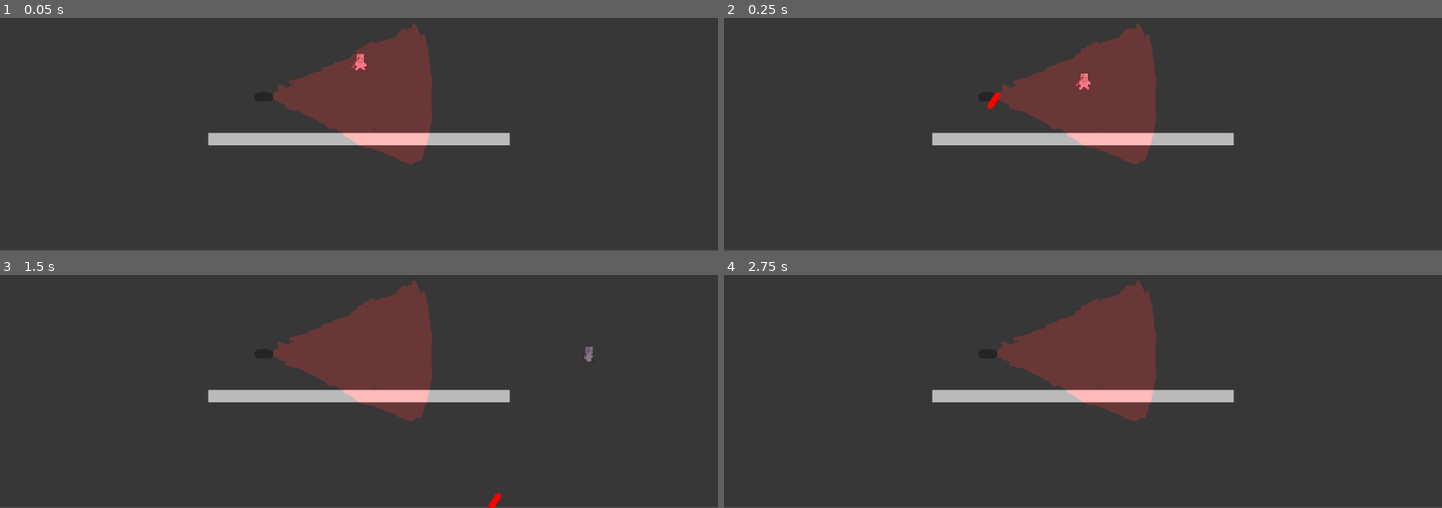
Above: before the commit, frames 1-4 (two rows, left to right).
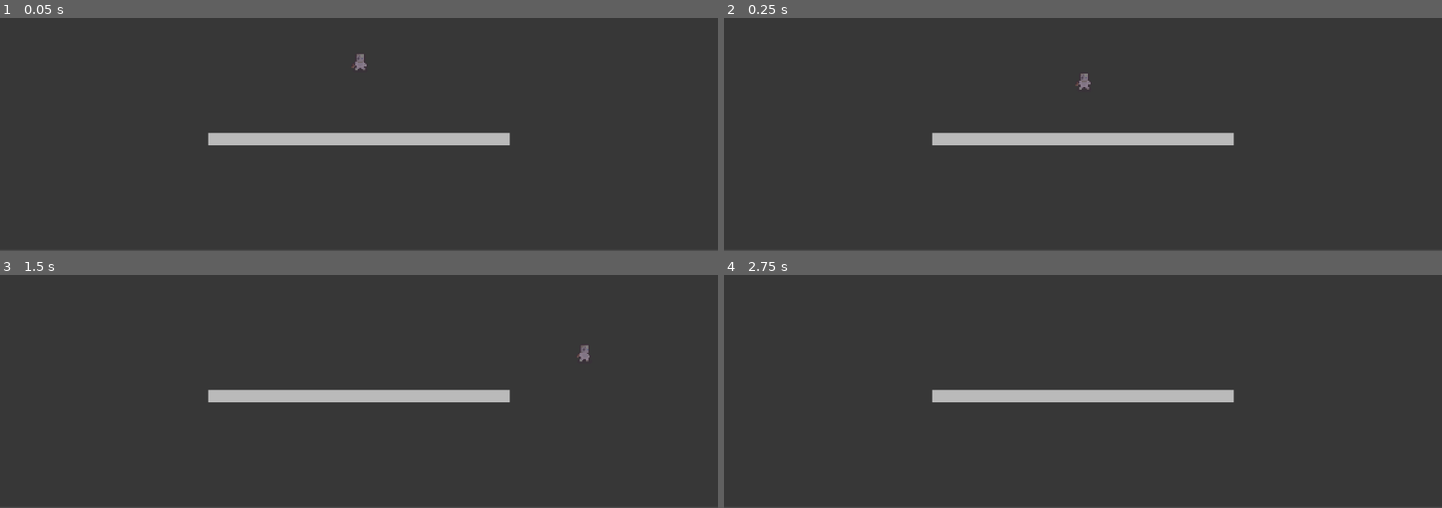
Above: after the commit, the same moments.

Repository: PlantvZombie/Game
Game: Godot game, scene res://test.tscn
Same seed, same stepped clock (60 frames per second), same inputs: the game is played once before the commit and once after it. The project has no main scene, so this scene is started directly.
Inputs (mouse positions are in pixels of both pictures, inside the frame that each line leads up to):
- Up to frame 1 (0.05 s): no input
- Up to frame 2 (0.25 s): no input
- Up to frame 3 (1.5 s): move the mouse to (516, 286) at 0.52 s; hold D (right) from 0.53 s (still down); click (516, 286) at 0.6 s; tap W (up) at 0.77 s; tap Enter at 1.25 s; move the mouse to (215, 326) at 1.27 s; click (215, 326) at 1.35 s
- Up to frame 4 (2.75 s): tap W (up) at 1.52 s; move the mouse to (outside the picture) at 2.02 s; release D (right) at 2.03 s; hold A (left) from 2.03 s (still down); tap Space (space) at 2.1 s; click (outside the picture) at 2.3 s

The runs differ from the first frame. In frame 1, 7.6% of the frame differs, in the area x 38-61%, y 2-63%; in frame 2, 7.6%; in frame 3, 7.7%, in the area x 38-83%, y 2-100%; in frame 4, 7.6%.

Commit message:
Attack Anims added and the logic for them completed
no hitboxes yet (for attack)

Diff:
--- a/character.gd
+++ b/character.gd
@@ -4,6 +4,9 @@
 const JUMP_VELOCITY = -400.0
 var left:bool = false
 var right:bool = false
+var Attack:bool = false
+signal AttackTimer
+var AttackComplete:bool = false
 
 # Get the gravity from the project settings to be synced with RigidBody nodes.
 var gravity = ProjectSettings.get_setting("physics/2d/default_gravity")
@@ -18,28 +21,48 @@
 	# Handle Jump.
 	if Input.is_action_just_pressed("space") and is_on_floor() or Input.is_action_just_pressed("up") and is_on_floor():
 		velocity.y = JUMP_VELOCITY
+	move_and_slide()
 
-
+func _process(_delta):
 	var direction = Input.get_axis("left", "right")
 	if direction:
 		velocity.x = move_toward(velocity.x, direction * SPEED, 80)
 		if Input.is_action_pressed("left"):
-			anim.play("Run Left")
+			if Input.is_action_just_pressed("click") and !Attack:
+				AttackComplete = false
+				Attack = true
+				anim.play("AttackLeft")
+				AttackTimer.emit()
+			if !Attack:
+				anim.play("Run Left")
 			left = true
 			right = false
+			if AttackComplete:
+				Attack = false
 		else:
-			anim.play("Run Right")
+			if Input.is_action_just_pressed("click") and !Attack:
+				AttackComplete = false
+				Attack = true
+				anim.play("AttackRight")
+				AttackTimer.emit()
+			if Input.is_action_pressed("right") and !Attack:
+				anim.play("Run Right")
 			right = true
 			left = false
+			if AttackComplete:
+				Attack = false
 	else:
 		velocity.x = move_toward(velocity.x, 0, 65)
 		if velocity.x == 0 and !left and !right:
 			anim.play("Idle")
-		elif velocity.x == 0 and left:
+		elif velocity.x == 0 and left and !Attack:
 			anim.play("IdleLeft")
-		elif velocity.x == 0 and right:
+		elif velocity.x == 0 and right and !Attack:
 			anim.play("IdleRight")
 
 	get_node("/root/Global").PlayerPos = self.position
 
-	move_and_slide()
+
+func _on_attack_timer():
+	await get_tree().create_timer(0.9).timeout
+	AttackComplete = true
--- a/character.tscn
+++ b/character.tscn
@@ -1,12 +1,45 @@
-[gd_scene load_steps=25 format=3 uid="uid://cxmdasgl0ayr7"]
+[gd_scene load_steps=34 format=3 uid="uid://cxmdasgl0ayr7"]
 
 [ext_resource type="Script" path="res://character.gd" id="1_7og8y"]
+[ext_resource type="Texture2D" uid="uid://b6kbdk1u0prcj" path="res://Sprites/FInal-character-Sheet.png" id="2_ilwsr"]
 [ext_resource type="Texture2D" uid="uid://cf8icbcritldl" path="res://Sprites/Prototype_Character-Sheet.png" id="2_xiv5k"]
 
 [sub_resource type="CapsuleShape2D" id="CapsuleShape2D_8mbu1"]
 radius = 11.0
 height = 38.0
 
+[sub_resource type="AtlasTexture" id="AtlasTexture_t10pn"]
+atlas = ExtResource("2_ilwsr")
+region = Rect2(128, 128, 64, 64)
+
+[sub_resource type="AtlasTexture" id="AtlasTexture_5hqml"]
+atlas = ExtResource("2_ilwsr")
+region = Rect2(384, 128, 64, 64)
+
+[sub_resource type="AtlasTexture" id="AtlasTexture_5c2ev"]
+atlas = ExtResource("2_ilwsr")
+region = Rect2(640, 128, 64, 64)
+
+[sub_resource type="AtlasTexture" id="AtlasTexture_1aprb"]
+atlas = ExtResource("2_ilwsr")
+region = Rect2(896, 128, 64, 64)
+
+[sub_resource type="AtlasTexture" id="AtlasTexture_6rpje"]
+atlas = ExtResource("2_ilwsr")
+region = Rect2(128, 64, 64, 64)
+
+[sub_resource type="AtlasTexture" id="AtlasTexture_x6cwx"]
+atlas = ExtResource("2_ilwsr")
+region = Rect2(384, 64, 64, 64)
+
+[sub_resource type="AtlasTexture" id="AtlasTexture_16lrw"]
+atlas = ExtResource("2_ilwsr")
+region = Rect2(640, 64, 64, 64)
+
+[sub_resource type="AtlasTexture" id="AtlasTexture_2ftp3"]
+atlas = ExtResource("2_ilwsr")
+region = Rect2(896, 64, 64, 64)
+
 [sub_resource type="AtlasTexture" id="AtlasTexture_4iboj"]
 atlas = ExtResource("2_xiv5k")
 region = Rect2(0, 0, 64, 64)
@@ -89,6 +122,40 @@
 
 [sub_resource type="SpriteFrames" id="SpriteFrames_ajwqw"]
 animations = [{
+"frames": [{
+"duration": 1.0,
+"texture": SubResource("AtlasTexture_t10pn")
+}, {
+"duration": 1.0,
+"texture": SubResource("AtlasTexture_5hqml")
+}, {
+"duration": 1.5,
+"texture": SubResource("AtlasTexture_5c2ev")
+}, {
+"duration": 1.0,
+"texture": SubResource("AtlasTexture_1aprb")
+}],
+"loop": true,
+"name": &"AttackLeft",
+"speed": 5.0
+}, {
+"frames": [{
+"duration": 1.0,
+"texture": SubResource("AtlasTexture_6rpje")
+}, {
+"duration": 1.0,
+"texture": SubResource("AtlasTexture_x6cwx")
+}, {
+"duration": 1.5,
+"texture": SubResource("AtlasTexture_16lrw")
+}, {
+"duration": 1.0,
+"texture": SubResource("AtlasTexture_2ftp3")
+}],
+"loop": true,
+"name": &"AttackRight",
+"speed": 5.0
+}, {
 "frames": [{
 "duration": 1.0,
 "texture": SubResource("AtlasTexture_4iboj")
@@ -184,4 +251,6 @@
 [node name="Sprite2D" type="AnimatedSprite2D" parent="CollisionShape2D"]
 texture_filter = 1
 sprite_frames = SubResource("SpriteFrames_ajwqw")
-animation = &"IdleRight"
+animation = &"AttackLeft"
+
+[connection signal="AttackTimer" from="." to="." method="_on_attack_timer"]
--- a/test.tscn
+++ b/test.tscn
@@ -1,8 +1,7 @@
-[gd_scene load_steps=4 format=3 uid="uid://n6wcb1o7dr22"]
+[gd_scene load_steps=3 format=3 uid="uid://n6wcb1o7dr22"]
 
 [ext_resource type="PackedScene" uid="uid://cxmdasgl0ayr7" path="res://character.tscn" id="1_et1i1"]
 [ext_resource type="PackedScene" uid="uid://562ab754spn5" path="res://floor.tscn" id="2_monho"]
-[ext_resource type="PackedScene" uid="uid://dairswp00r4e" path="res://camera.tscn" id="3_28s2i"]
 
 [node name="Test" type="Node2D"]
 
@@ -12,9 +11,6 @@
 [node name="Floor" parent="." instance=ExtResource("2_monho")]
 position = Vector2(576, 468)
 
-[node name="Camera" parent="." instance=ExtResource("3_28s2i")]
-position = Vector2(423, 400)
-
 [node name="ColorRect" type="ColorRect" parent="."]
 modulate = Color(0.215686, 0.215686, 0.215686, 1)
 z_index = -1
Binary file added: Sprites/FInal-character-Sheet.png
Not shown, added: Sprites/FInal-character-Sheet.png.import
